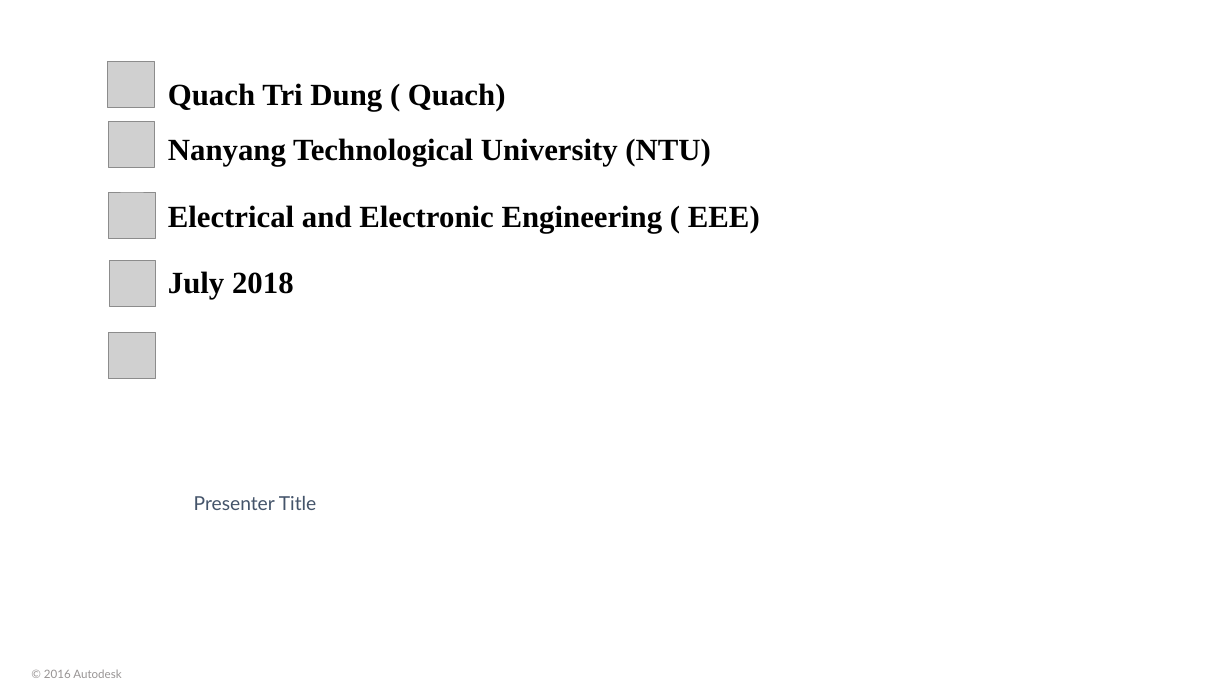
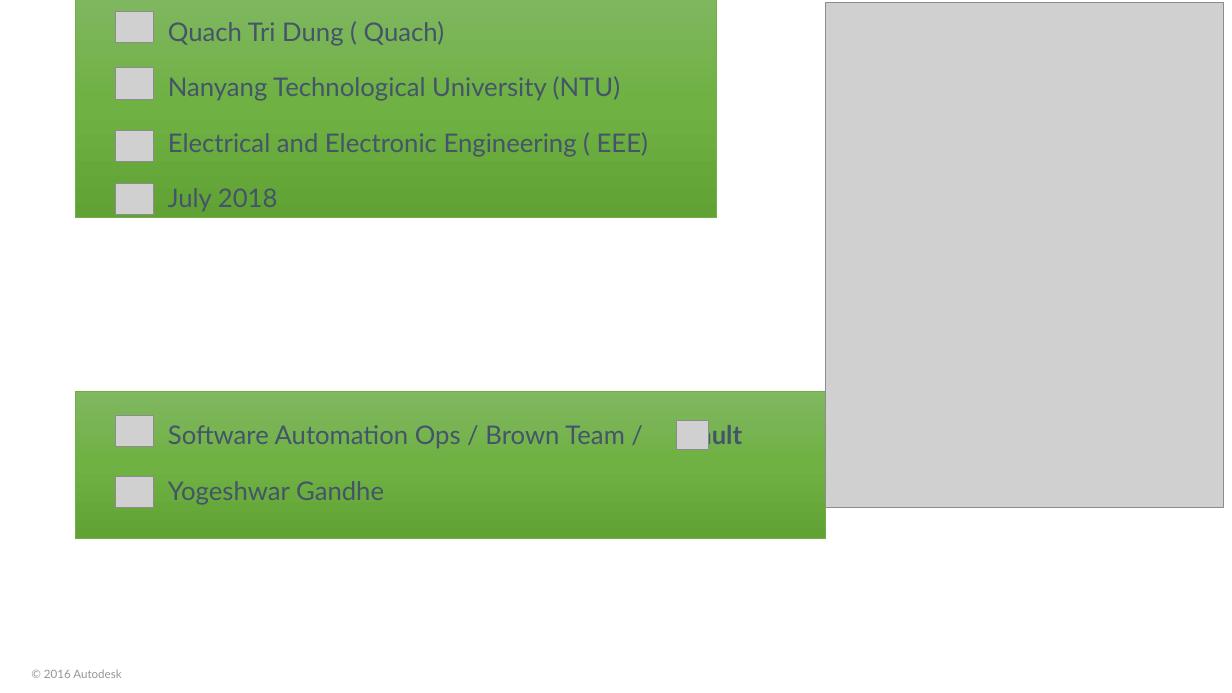
Before and after one commit to Quach2502/present, a slide deck: slide 1 of present.pptx. Drawn at 1232x693 pixels with LibreOffice and Linux fonts; fonts in the diff are those of the drawing; grey boxes stand for pictures; background and template pictures are left out. Boxes give left, top, right and bottom in pixels: in the first picture for what was removed or moved away, otherwise in the second. Text is boxed around its words. In the diff, an @@ line names an element or a change of style, - is before the commit and + after.

```diff
--- a/present.pptx
+++ b/present.pptx
@@ text "Quach Tri Dung ( Quach)": place and size @@
-text "Quach Tri Dung ( Quach)" at <box>168,83,760,300</box>
+text "Quach Tri Dung ( Quach)" at <box>76,0,717,217</box>
@@ text "Quach Tri Dung ( Quach)" at <box>76,0,717,217</box>: size 24 to 20 pt, font Times New Roman to Lato, text colour #000000 to #44546A, bold off; fill none to gradient #81B861 to #6FB242 to #62A336; outline none to #70AD47 0.5 pt @@
@@ picture: place and size @@
-picture at <box>108,62,154,108</box>
+picture at <box>116,11,153,42</box>
@@ picture added at <box>825,3,1224,507</box> @@
@@ picture: place and size @@
-picture at <box>108,121,153,167</box>
+picture at <box>116,68,152,100</box>
@@ picture: place and size @@
-picture at <box>108,192,156,238</box>
+picture at <box>116,130,152,162</box>
@@ picture: place and size @@
-picture at <box>110,261,156,307</box>
+picture at <box>116,184,152,215</box>
@@ text added at <box>76,392,825,539</box>, fill gradient #81B861 to #6FB242 to #62A336, outline #70AD47 0.5 pt, 20 pt, text #44546A @@
+Software Automation Ops / Brown Team / Vault
+Yogeshwar Gandhe
@@ picture: place and size @@
-picture at <box>108,333,156,379</box>
+picture at <box>116,416,152,447</box>
@@ picture added at <box>677,421,708,449</box> @@
@@ picture added at <box>116,477,152,507</box> @@
@@ text removed at <box>194,496,317,510</box> @@
-Presenter Title
```
Also in this commit, not shown: 2 slides added, 13 other files.
